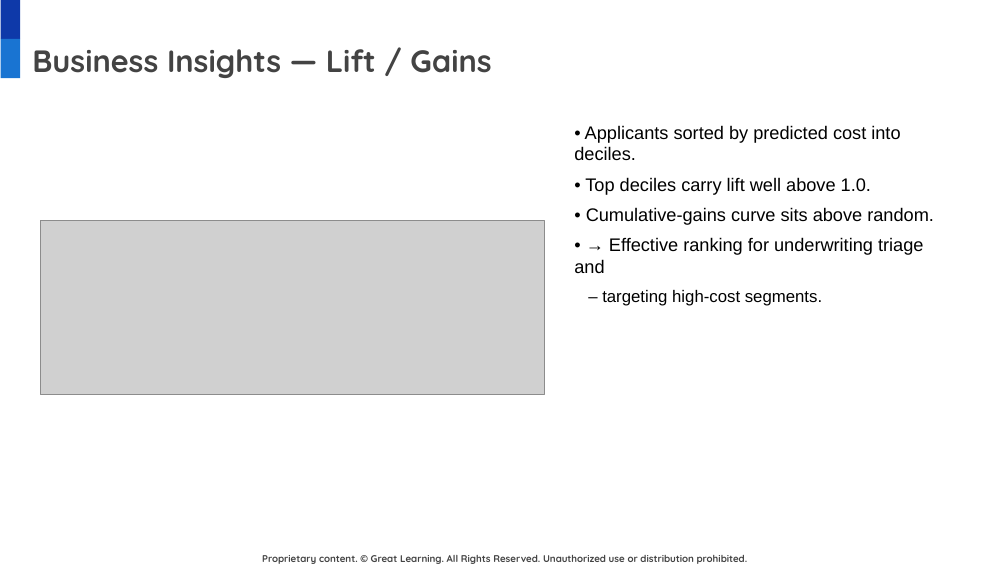
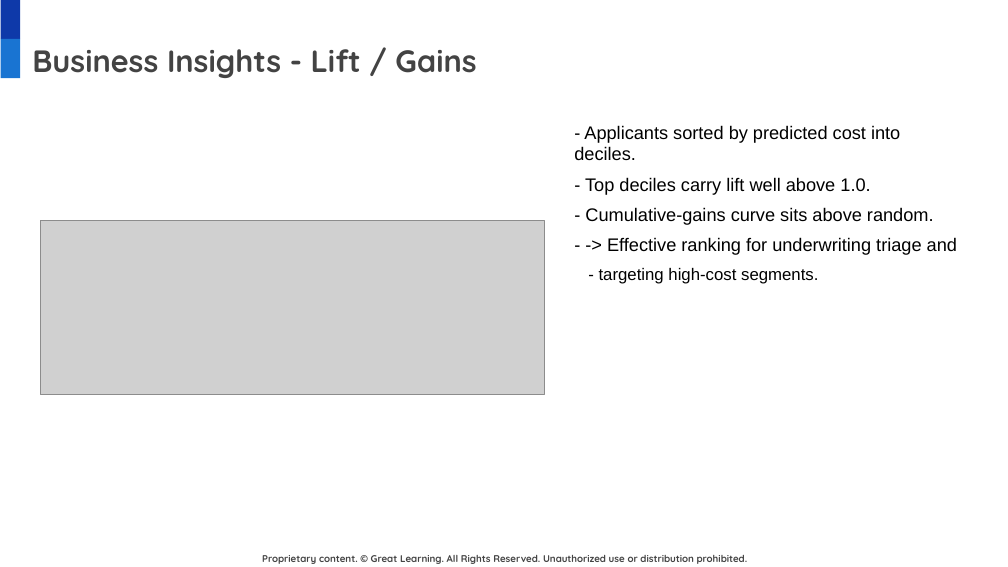
Before and after one commit to gunjan075/gl-capstone, a slide deck: slide 13 of Insurance_Price_Prediction_Final_Presentation.pptx. Drawn at 1008x567 pixels with LibreOffice and Linux fonts; fonts in the diff are those of the drawing; grey boxes stand for pictures; background and template pictures are left out. Boxes give left, top, right and bottom in pixels: in the first picture for what was removed or moved away, otherwise in the second. Text is boxed around its words. In the diff, an @@ line names an element or a change of style, - is before the commit and + after.

```diff
--- a/Insurance_Price_Prediction_Final_Presentation.pptx
+++ b/Insurance_Price_Prediction_Final_Presentation.pptx
@@ title at (32,49,476,78): text changed @@
-Business Insights — Lift / Gains
+Business Insights - Lift / Gains
@@ text at (574,125,957,284): text changed @@
-• Applicants sorted by predicted cost into deciles.
-• Top deciles carry lift well above 1.0.
-• Cumulative-gains curve sits above random.
-• → Effective ranking for underwriting triage and
-– targeting high-cost segments.
+- Applicants sorted by predicted cost into deciles.
+- Top deciles carry lift well above 1.0.
+- Cumulative-gains curve sits above random.
+- -> Effective ranking for underwriting triage and
+- targeting high-cost segments.
```
Also in this commit, not shown: 15 other slides changed, 22 other files.
